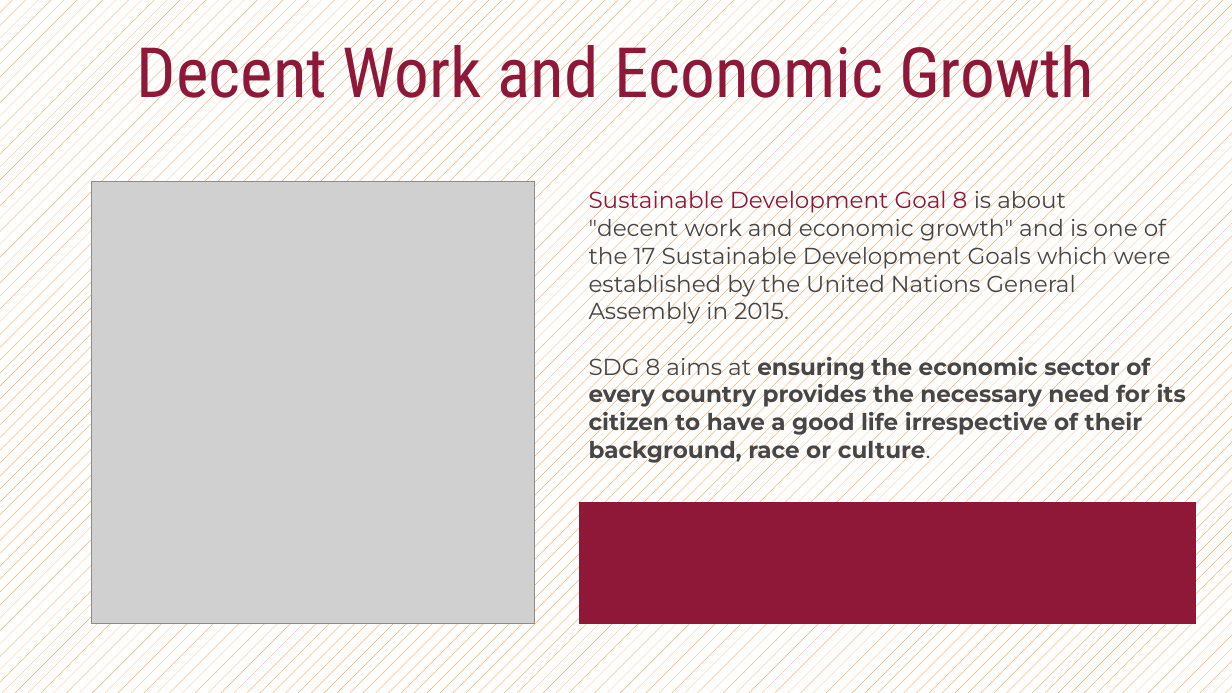
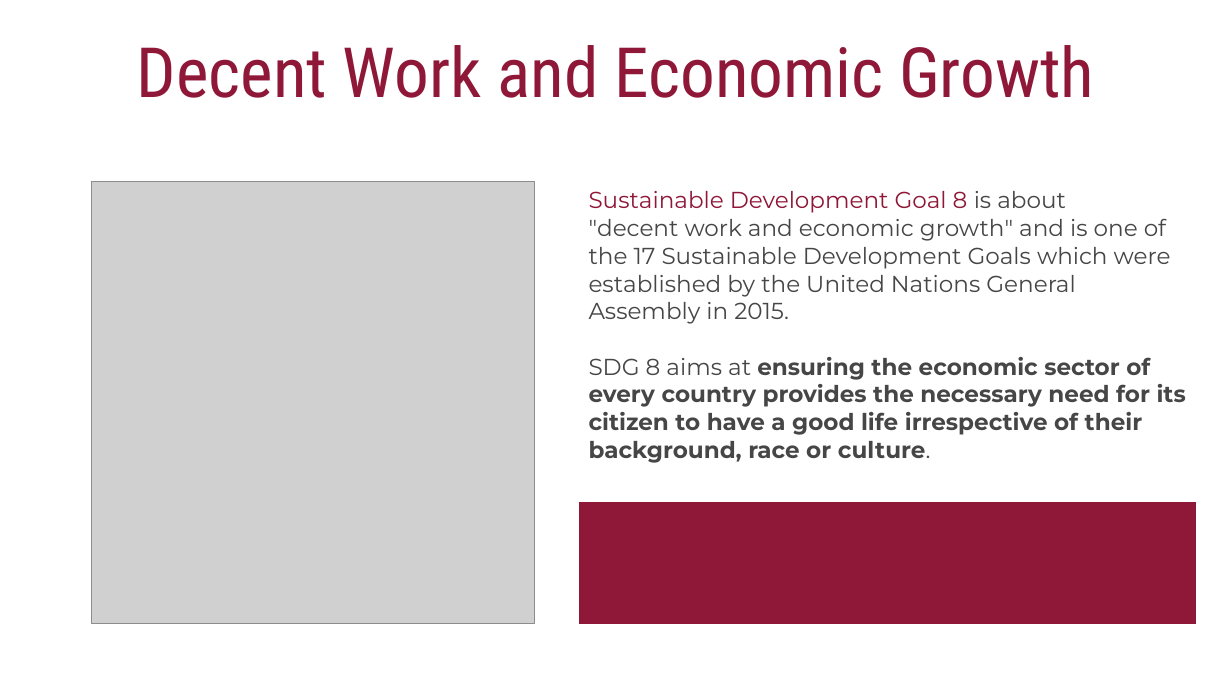
Before and after one commit to Karighar/Website, a slide deck: slide 19 of Karighar_ppt.pptx. Drawn at 1232x693 pixels with LibreOffice and Linux fonts; fonts in the diff are those of the drawing; grey boxes stand for pictures. Boxes give left, top, right and bottom in pixels: in the first picture for what was removed or moved away, otherwise in the second. Text is boxed around its words. In the diff, an @@ line names an element or a change of style, - is before the commit and + after.

```diff
--- a/Karighar_ppt.pptx
+++ b/Karighar_ppt.pptx
@@ background pattern #F27900 on #FFFFFF to #FFFFFF @@
```
Also in this commit, not shown: 7 other slides changed, 1 slide added, 1 slide removed.
